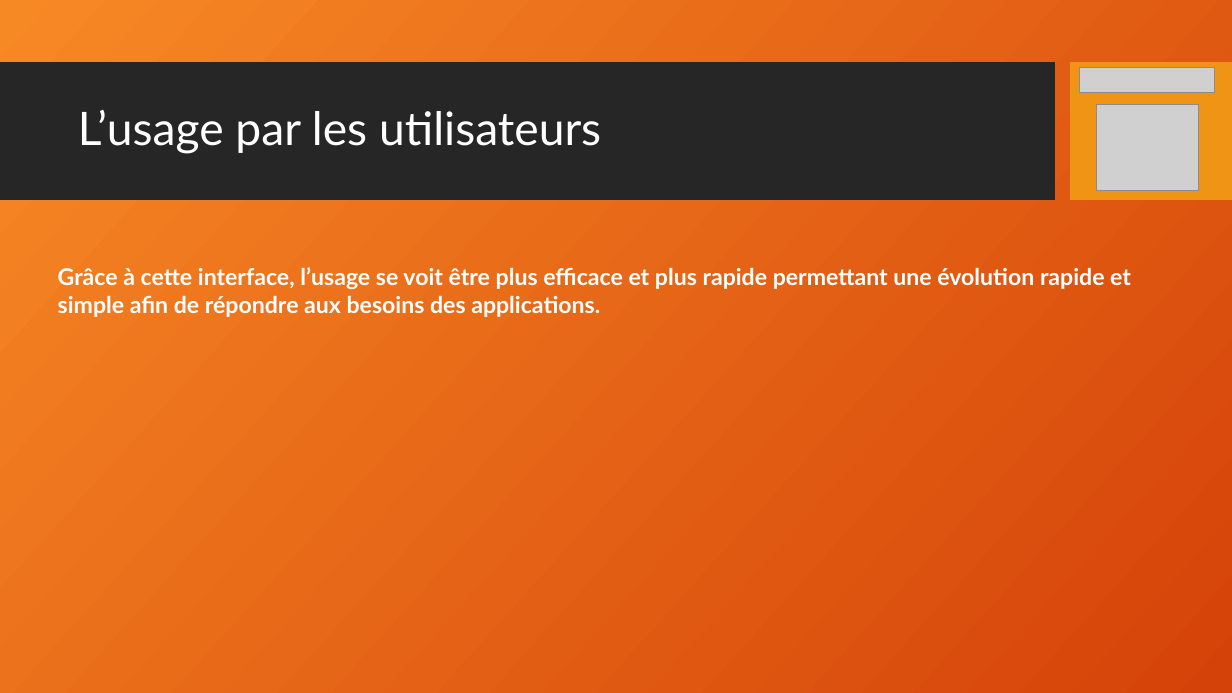
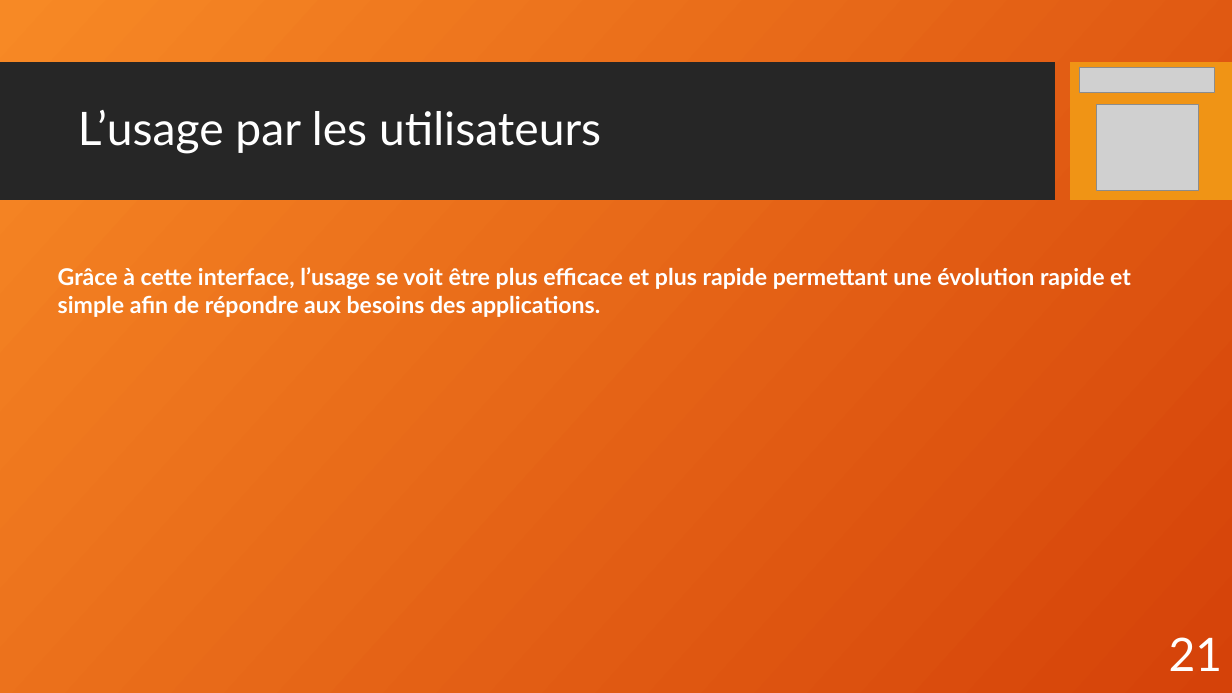
Before and after one commit to RaimonDylan/cnam, a slide deck: slide 21 of Rapport d'activité/ppt_Rapport2.odp. Drawn at 1232x693 pixels with LibreOffice and Linux fonts; fonts in the diff are those of the drawing; grey boxes stand for pictures; background and template pictures are left out. Boxes give left, top, right and bottom in pixels: in the first picture for what was removed or moved away, otherwise in the second. Text is boxed around its words. In the diff, an @@ line names an element or a change of style, - is before the commit and + after.

```diff
--- a/Rapport d'activité/ppt_Rapport2.odp
+++ b/Rapport d'activité/ppt_Rapport2.odp
@@ page number added at [1169, 637, 1223, 671], 36 pt, text #FFFFFF @@
+21
```
Also in this commit, not shown: 11 other slides changed, 7 slides added, 7 slides removed, 1 other file.
